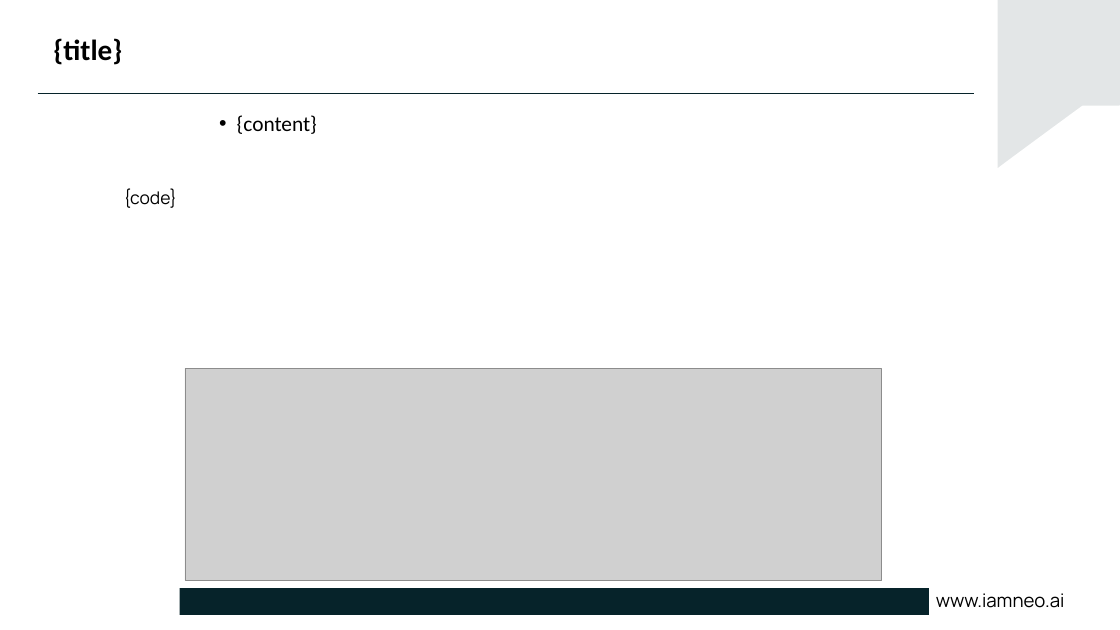
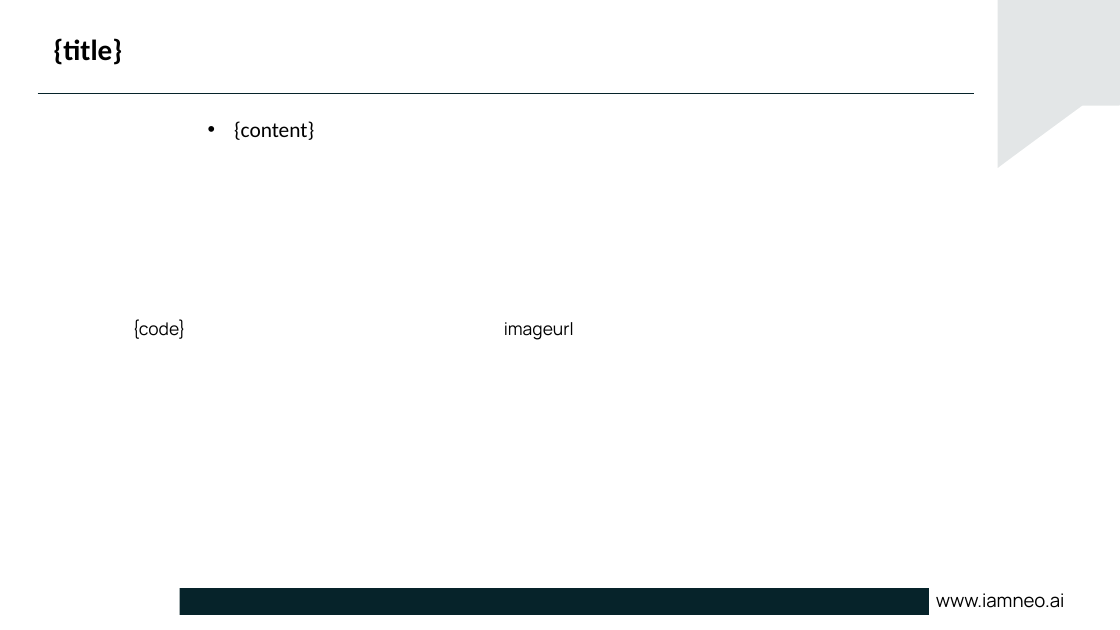
Before and after one commit to DivakarSathees/PptxGenerator-python, a slide deck: slide 3 of template_iamneo.pptx. Drawn at 1120x630 pixels with LibreOffice and Linux fonts; fonts in the diff are those of the drawing; grey boxes stand for pictures; background and template pictures are left out. Boxes give left, top, right and bottom in pixels: in the first picture for what was removed or moved away, otherwise in the second. Text is boxed around its words. In the diff, an @@ line names an element or a change of style, - is before the commit and + after.

```diff
--- a/template_iamneo.pptx
+++ b/template_iamneo.pptx
@@ text "{content}" at (x1=234, y1=121, x2=314, y2=140): indent changed @@
@@ text "{code}" moved from (x1=124, y1=188, x2=178, y2=208) to (x1=132, y1=319, x2=186, y2=339) @@
@@ text added at (x1=504, y1=322, x2=574, y2=340), 18 pt, text #000000 @@
+imageurl
@@ picture removed at (x1=185, y1=368, x2=881, y2=580) @@
```
Also in this commit, not shown: 1 other slide changed, 7 slides removed, 13 other files.
